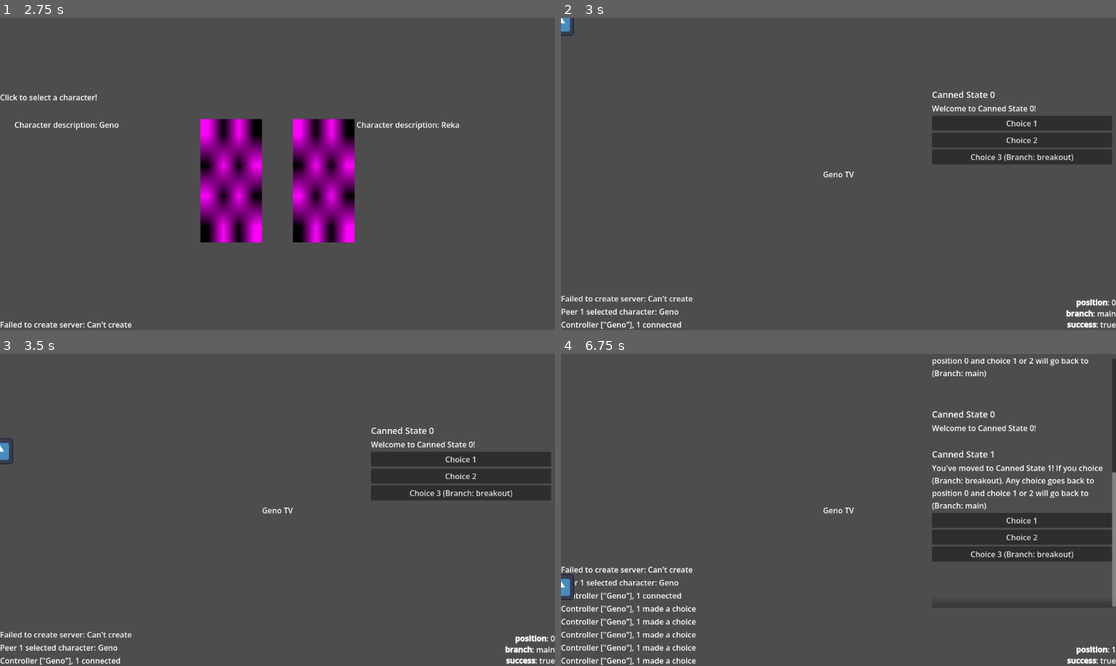
Above: before the commit, frames 1-4 (two rows, left to right).
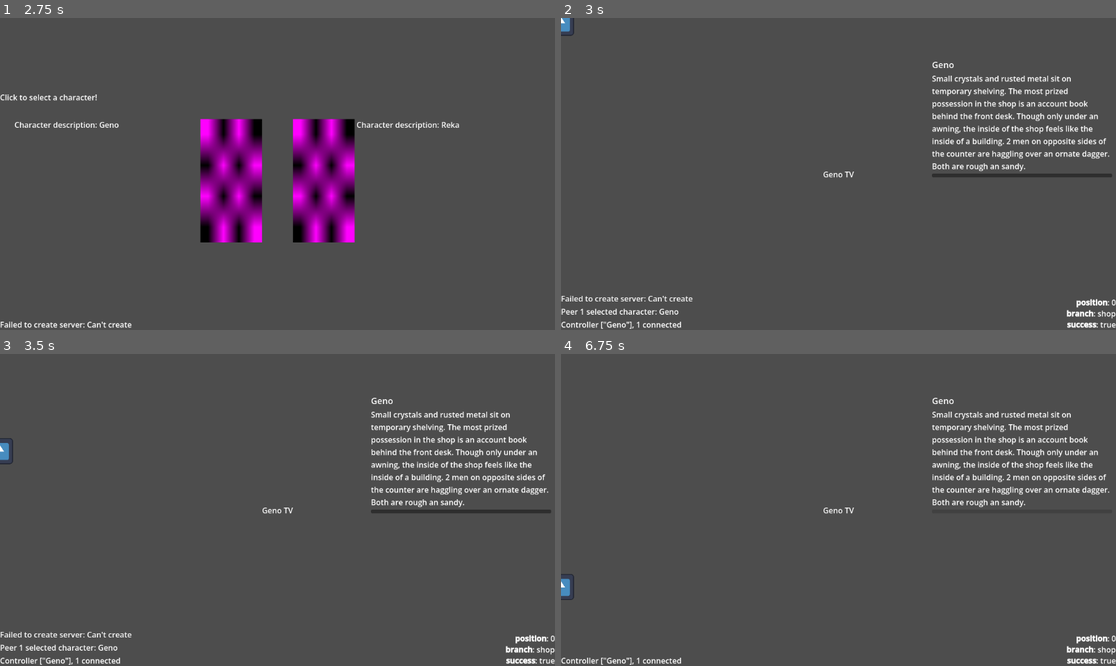
Above: after the commit, the same moments.

Repository: Roboticy3/Louder
Game: Godot game, scene res://demos/september/main_menu.tscn
Same seed, same stepped clock (60 frames per second), same inputs: the game is played once before the commit and once after it. The engine's default icon, where the game draws it, is replaced by a stand-in: a white triangle on a blue panel in a dark square.
Inputs (mouse positions are in pixels of both pictures, inside the frame that each line leads up to; where the layout moved, square brackets give the same spot in the first picture):
- Up to frame 1 (2.75 s): click (283, 167) at 0.52 s; type "12" at 0.6 s; click "HOST GAME" at 1.25 s; click "GO" at 2 s
- Up to frame 2 (3 s): click (699, 180) at 2.77 s
- Up to frame 3 (3.5 s): no input
- Up to frame 4 (6.75 s): click (1021, 510) [1021, 460] at 3.5 s; click (1021, 510) [1021, 491] at 4.25 s; click (1021, 510) [1021, 525] at 5 s; click (1021, 510) [1021, 519] at 5.75 s; click (1021, 510) [1021, 534] at 6.5 s

Frame 1 is identical in both runs. In frame 2, 6.3% of the frame differs, in the area x 66-100%, y 14-97%; in frame 3, 6.3%; in frame 4, 10%, in the area x 0-100%, y 1-100%.

Commit message:
slop pass

Diff:
--- a/editor/proto_simulator/ps_objects.gd
+++ b/editor/proto_simulator/ps_objects.gd
@@ -6,7 +6,6 @@
 	choices,
 	speaker,
 	text,
-	choice,
 	success,
 }
 
--- a/editor/proto_simulator/ps_simulator.gd
+++ b/editor/proto_simulator/ps_simulator.gd
@@ -8,33 +8,6 @@
 const SpeakerProperties := PSObjects.SpeakerProperties
 
 const DEFAULT_BRANCH := "main"
-const CANNED_CHOICES: Array[Dictionary] = [
-	{
-		ChoiceProperties.from_choice: "Choice 1",
-	},
-	{
-		ChoiceProperties.from_choice: "Choice 2",
-	},
-	{
-		ChoiceProperties.from_choice: "Choice 3 (Branch: breakout)",
-		"branch": "breakout"
-	},
-]
-const CANNED_STATE_0: Dictionary[BodyProperties, Variant] = {
-	BodyProperties.speaker: "Canned State 0",
-	BodyProperties.text: "Welcome to Canned State 0!",
-	BodyProperties.position: 0,
-	BodyProperties.branch: DEFAULT_BRANCH,
-	BodyProperties.success: true,
-	BodyProperties.choices: CANNED_CHOICES,
-}
-const CANNED_STATE_1: Dictionary[BodyProperties, Variant] = {
-	BodyProperties.speaker: "Canned State 1",
-	BodyProperties.text: "You've moved to Canned State 1! If you choice (Branch: breakout). Any choice goes back to position 0 and choice 1 or 2 will go back to (Branch: main)",
-	BodyProperties.position: 1,
-	BodyProperties.success: true,
-	BodyProperties.choices: CANNED_CHOICES,
-}
 
 @export var group := &"ps_simulator"
 @export var conversation:PSConversation
@@ -43,25 +16,33 @@
 func _ready():
 	add_to_group(group)
 
-#TODO Get a property from a position in the conversation.
+#Get a property from a position in the conversation.
 func get_property(position: int, property: HubProperties, default=null) -> Variant:
-	match position:
-		0:
-			return CANNED_STATE_0.get(property, default)
-		1:
-			return CANNED_STATE_1.get(property, default)
-		_:
-			return default
+	return _hub(position).get(property, default)
+
+func _hub(position: int) -> Dictionary:
+	if conversation == null:
+		return {}
+	return conversation.get_hub(position)
 
 #Filters
 func no_filter(_data:Dictionary) -> bool: return true
 func has_property_or_flag(data:Dictionary, property): return true if data.get(property, false) else false
 
-#TODO List choices available at a certain position based on a given filter.
+#List choices available at a certain position based on a given filter.
 func list(position: int, filter:=no_filter) -> Array[Dictionary]:
-	return CANNED_CHOICES
+	var result: Array[Dictionary] = []
+	if conversation == null:
+		return result
+	for connection in conversation.get_connections_from(position):
+		var choice := {
+			ChoiceProperties.from_choice: str(connection.get(ChoiceProperties.from_choice, "")),
+			ChoiceProperties.to_id: int(connection.get(ChoiceProperties.to_id, -1)),
+		}
+		if filter.call(choice):
+			result.append(choice)
+	return result
 
-#TODO
 #align a body with the conversation according to a choice. The body represents
 #a position in the conversation. The choice + the body's position will result in
 #the same position as using `get_destination`.
@@ -73,7 +54,10 @@
 #`filter` is *not* used. The user's filter represents visibility, so the user
 #should simply not see choices that are not available to them specifically.
 #
-#The `filter` argument is relevant when the choice leads to a hub with
+#The `filter` argument is used to fill the BodyProperties.choices field in the
+#resulting body.
+#
+#`filter` is also relevant when the choice leads to a hub with
 #HubProperties.auto set to true. At this point, the first choice that passes
 #the filter will be taken. align will repeat this until either it has found a
 #non-auto hub, or no choices remain, in which case the body is tagged with
@@ -85,36 +69,64 @@
 #wise stated).
 func align(body: Dictionary[BodyProperties, Variant], choice: String, filter:=no_filter) -> Dictionary[BodyProperties, Variant]:
 	var from_position: int = body.get(BodyProperties.position, -1)
-	var choices := list(from_position)
+	var result := body.duplicate()
 
-	var to_position := get_destination(from_position, choice)
-	var canned_branch := "main"
-	for c in choices:
-		if c.get(ChoiceProperties.from_choice, "") == choice:
-			canned_branch = c.get("branch", "")
-			if !canned_branch.is_empty():
-				print("PSSimulator branching!")
+	var valid := false
+	for c in list(from_position):
+		if str(c.get(ChoiceProperties.from_choice, "")) == choice:
+			valid = true
+			break
+	if not valid:
+		result[BodyProperties.success] = false
+		return result
 
-	body = body.duplicate()
-	if to_position >= 0:
-		match to_position:
-			0:
-				body = CANNED_STATE_0.duplicate()
-			1:
-				body = CANNED_STATE_1.duplicate()
+	return _traverse(result, get_destination(from_position, choice), filter)
 
-		if !canned_branch.is_empty():
-			body[BodyProperties.branch] = canned_branch
-		pass
-	else:
-		body[BodyProperties.success] = false
+#Move `body` to `position`, then auto-advance through any auto hubs until a
+#non-auto hub is reached, or the conversation runs dry. `taken_choice` is the
+#choice that moved the body here ("" when starting a conversation).
+func _traverse(body: Dictionary[BodyProperties, Variant], position: int, filter: Callable) -> Dictionary[BodyProperties, Variant]:
+	var visited := {}
+	var current := position
+	while true:
+		if current < 0 or current in visited:
+			body[BodyProperties.success] = false
+			break
+		visited[current] = true
+
+		var hub := _hub(current)
+		body[BodyProperties.position] = current
+		if hub.has(HubProperties.speaker):
+			body[BodyProperties.speaker] = hub[HubProperties.speaker]
+		if hub.has(HubProperties.text):
+			body[BodyProperties.text] = hub[HubProperties.text]
+		var branch := str(hub.get(HubProperties.branch, ""))
+		if not branch.is_empty():
+			body[BodyProperties.branch] = branch
+
+		if not (hub.get(HubProperties.auto, false) as bool):
+			body[BodyProperties.choices] = list(current, filter)
+			body[BodyProperties.success] = true
+			break
+
+		var available := list(current, filter)
+		if available.is_empty():
+			body[BodyProperties.choices] = []
+			body[BodyProperties.success] = false
+			break
+		current = int(available[0].get(ChoiceProperties.to_id, -1))
 
 	return body
 
-#TODO Return the position that would result from making choice `choice` from
+#Return the position that would result from making choice `choice` from
 #position `position`.
 func get_destination(position: int, choice: String) -> int:
-	return (position + 1) % 2
+	if conversation == null:
+		return -1
+	for connection in conversation.get_connections_from(position):
+		if str(connection.get(ChoiceProperties.from_choice, "")) == choice:
+			return int(connection.get(ChoiceProperties.to_id, -1))
+	return -1
 
 #search iterator.
 #
@@ -144,14 +156,15 @@
 		from
 	)
 
-#TODO Creates a body at a starting node in the conversation.
-func align_start(from:=-1) -> Dictionary[BodyProperties, Variant]:
+#Creates a body at a starting node in the conversation.
+#
+#This comes with all the expected behavior of align as well. If start is an
+#auto node, align_start will align out of it
+func align_start(from:=-1, filter:=no_filter) -> Dictionary[BodyProperties, Variant]:
 	var start := find_start(from)
 	if start == -1:
 		return {
 			BodyProperties.success: false
 		}
-	else:
-		var data := CANNED_STATE_0.duplicate()
-		data[BodyProperties.success] = true
-		return data
+	var body: Dictionary[BodyProperties, Variant] = {}
+	return _traverse(body, start, filter)
